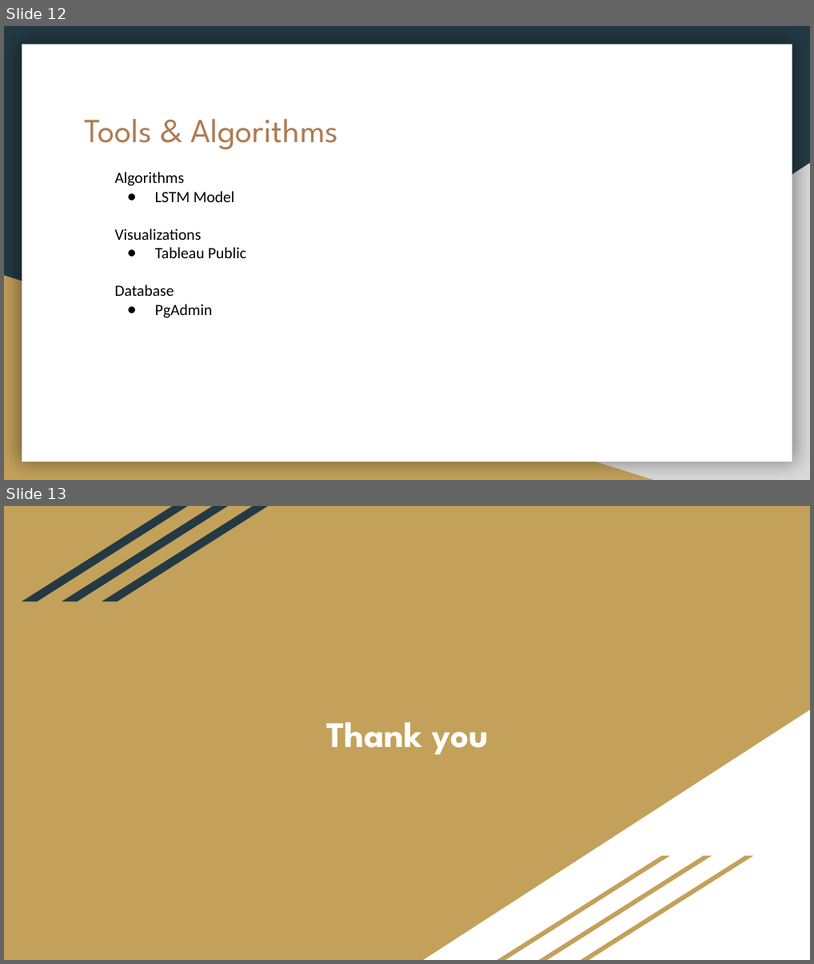
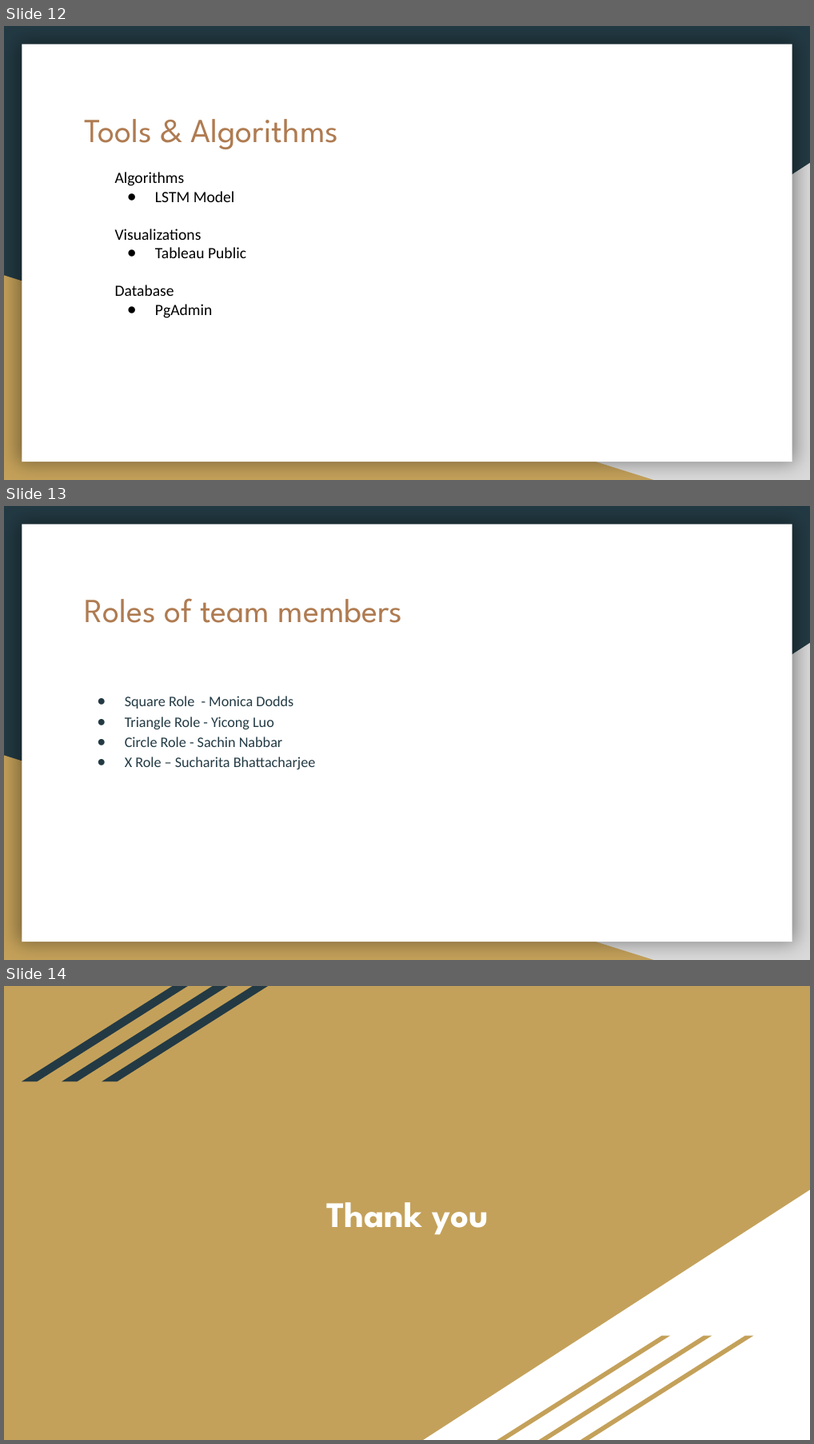
Before and after one commit to sucharita1/ESG_investing_analysis, a slide deck: ESG_Slides.pptx. Shown one above the other, each under a label of ours: slides 12 and 13 before the commit, slides 12, 13 and 14 after it. The pictures are 814x964 and 814x1444 pixels, drawn with LibreOffice and Linux fonts; fonts in the diff are those of the drawing. Boxes give left, top, right and bottom in pixels: in the first picture for what was removed or moved away, otherwise in the second. Text is boxed around its words. In the diff, an @@ line names an element or a change of style, - is before the commit and + after.

```diff
--- a/ESG_Slides.pptx
+++ b/ESG_Slides.pptx
@@ slide 13 added at bbox=[4, 506, 810, 960], background #233A44; not listed: 3 template elements that a slide beside it also shows @@
@@ title added at bbox=[84, 598, 403, 623], 30 pt, text #AF7B51 @@
+Roles of team members
@@ text added at bbox=[125, 696, 316, 769], 13 pt, text #233A44 @@
+● Square Role - Monica Dodds
+● Triangle Role - Yicong Luo
+● Circle Role - Sachin Nabbar
+● X Role – Sucharita Bhattacharjee
@@ what was slide 13 is now slide 14 @@
```
Also in this commit, not shown: 12 other files.
